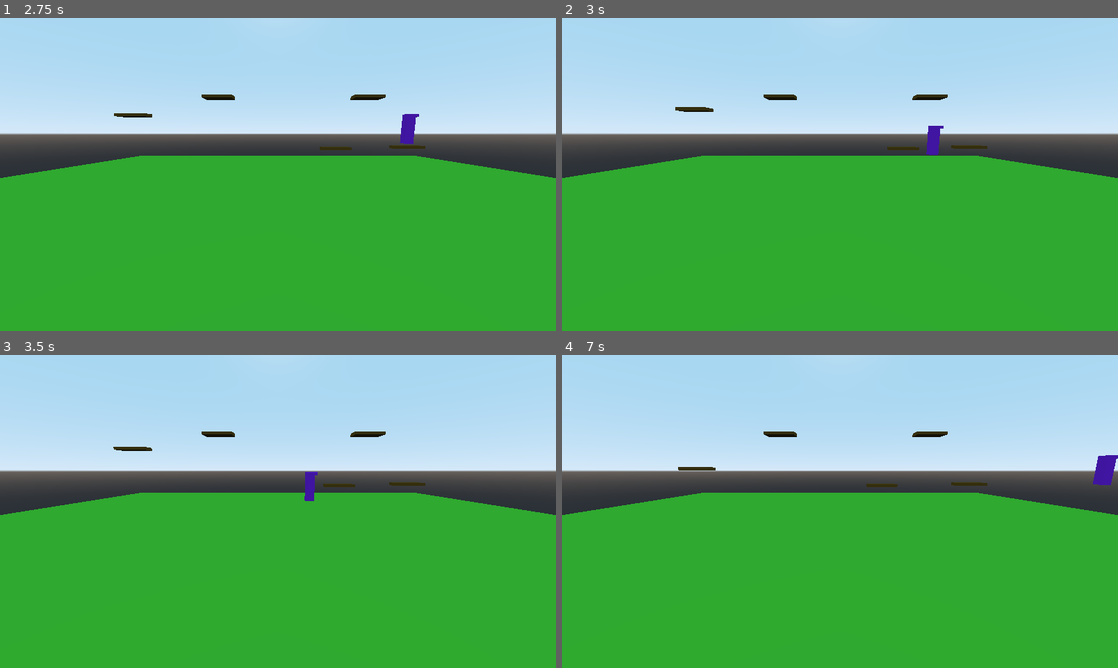
Above: before the commit, frames 1-4 (two rows, left to right).
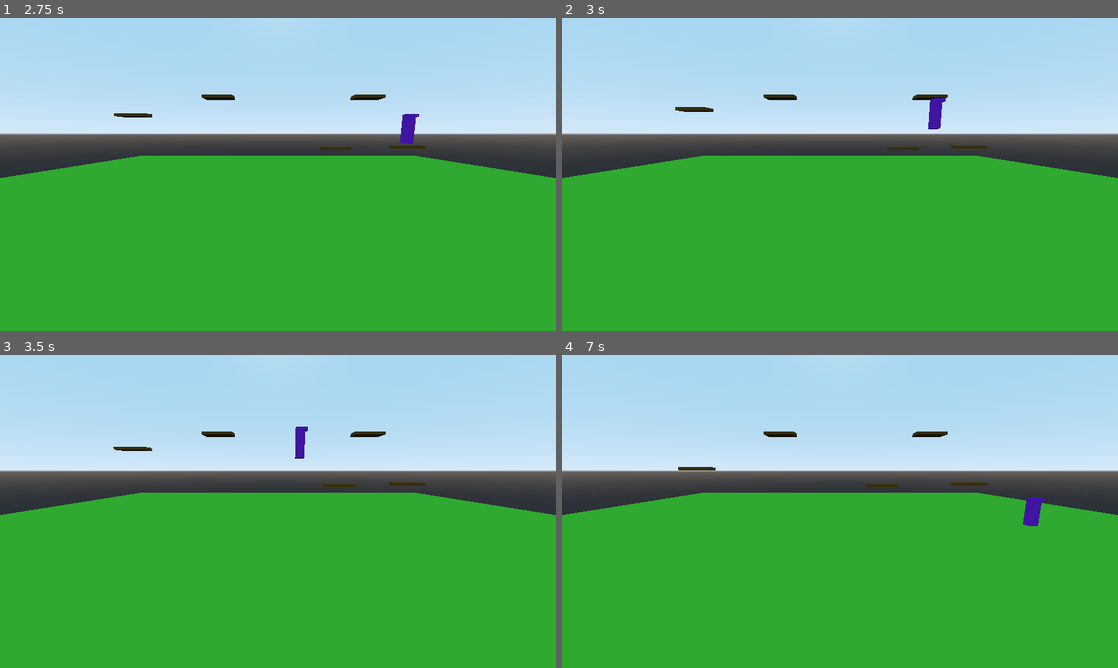
Above: after the commit, the same moments.

Repository: dsaltares/ludumdare-47
Game: Godot game, scene res://DavidPlayground.tscn
Two runs of this game, one before a commit and one after it. Both use one fixed random seed, a clock stepped at 60 frames per second and the inputs below.
Inputs:
- Up to frame 1 (2.75 s): tap Enter at 0.5 s; hold D (move_right) 0.53-2.03 s; tap Space (jump) at 0.6, 0.77, 1.07, 1.35, 1.52, 1.82, 2.1 s; hold A (move_left) from 2.03 s (still down)
- Up to frame 2 (3 s): keep holding A (move_left); tap Space (jump) at 2.85 s
- Up to frame 3 (3.5 s): keep holding A (move_left); tap Space (jump) at 3.02, 3.32 s
- Up to frame 4 (7 s): tap Space (jump) at 3.6, 3.77, 4.07, 4.35, 4.52, 4.82, 5.1, 5.85, 6.02, 6.32, 6.6, 6.77 s; release A (move_left) at 4.28 s; hold D (move_right) from 4.28 s (still down)

Frame 1 is identical in both runs. In frame 2, 0.4% of the frame differs, in the area x 65-69%, y 25-44%; in frame 3, 0.3%; in frame 4, 0.6%, in the area x 82-100%, y 32-55%.

Commit message:
add coyote time

Diff:
--- a/game/Player/Player.gd
+++ b/game/Player/Player.gd
@@ -13,6 +13,10 @@
 var dead := false
 var pressed_jump := false
 var snap_vec := Vector3.DOWN
+var was_grounded := false
+var jumping := false
+
+onready var coyote_timer := $CoyoteTimer
 
 func _process(_delta: float) -> void:
 	if Input.is_action_just_pressed("quit"):
@@ -34,6 +38,10 @@
 		pressed_jump = true
 
 func _physics_process(delta: float) -> void:
+	var grounded := is_on_floor()
+
+	if was_grounded and not grounded and not jumping:
+		coyote_timer.start()
 
 	if move_dir.length_squared() > 0.0:
 		velocity.x += move_dir.x * (MAX_RUNNING_SPEED/TIME_TO_MAX_SPEED) * delta
@@ -45,11 +53,12 @@
 		velocity.x -= prev_move_dir * (MAX_RUNNING_SPEED/TIME_TO_MAX_SPEED) * delta
 		velocity.x = clamp(velocity.x, min_speed, max_speed)
 
-	var grounded := is_on_floor()
-	if grounded and pressed_jump:
+	if (grounded or not coyote_timer.is_stopped()) and pressed_jump:
 		var jump_speed = 2 * JUMP_HEIGHT * MAX_RUNNING_SPEED / DISTANCE_TO_PEAK
 		velocity.y = jump_speed
 		snap_vec = Vector3.ZERO
+		coyote_timer.stop()
+		jumping = true
 	elif not grounded:
 		var jump_section_distance = DISTANCE_TO_PEAK if velocity.y > 0.0 else DISTANCE_AFTER_PEAK
 		gravity = -2 * JUMP_HEIGHT * pow(MAX_RUNNING_SPEED, 2) / pow(jump_section_distance, 2)
@@ -57,13 +66,9 @@
 	else:
 		snap_vec = Vector3.DOWN
 		velocity.y = -0.1
+		jumping = false
 
-	if pressed_jump:
-		print('pressed_jump: ', pressed_jump)
-		print('grounded: ', grounded)
-		print('velocity: ', velocity)
-		print('gravity: ', gravity)
+	velocity = move_and_slide_with_snap(velocity, snap_vec, Vector3.UP)
 
 	pressed_jump = false
-
-	velocity = move_and_slide_with_snap(velocity, snap_vec, Vector3.UP)
+	was_grounded = grounded
--- a/game/Player/Player.tscn
+++ b/game/Player/Player.tscn
@@ -28,3 +28,7 @@
 transform = Transform( 1, 0, 0, 0, 1, 0, 0, 0, 1, 0.4, 1.9, 0 )
 mesh = SubResource( 3 )
 material/0 = ExtResource( 1 )
+
+[node name="CoyoteTimer" type="Timer" parent="."]
+wait_time = 0.2
+one_shot = true
